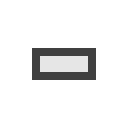
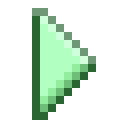
Layered file, before and after one edit (128px x 128px). Changes by layer:
hid "Variable" over [32,48,96,80]
showed "Model", painted on it over [32,8,96,120]
